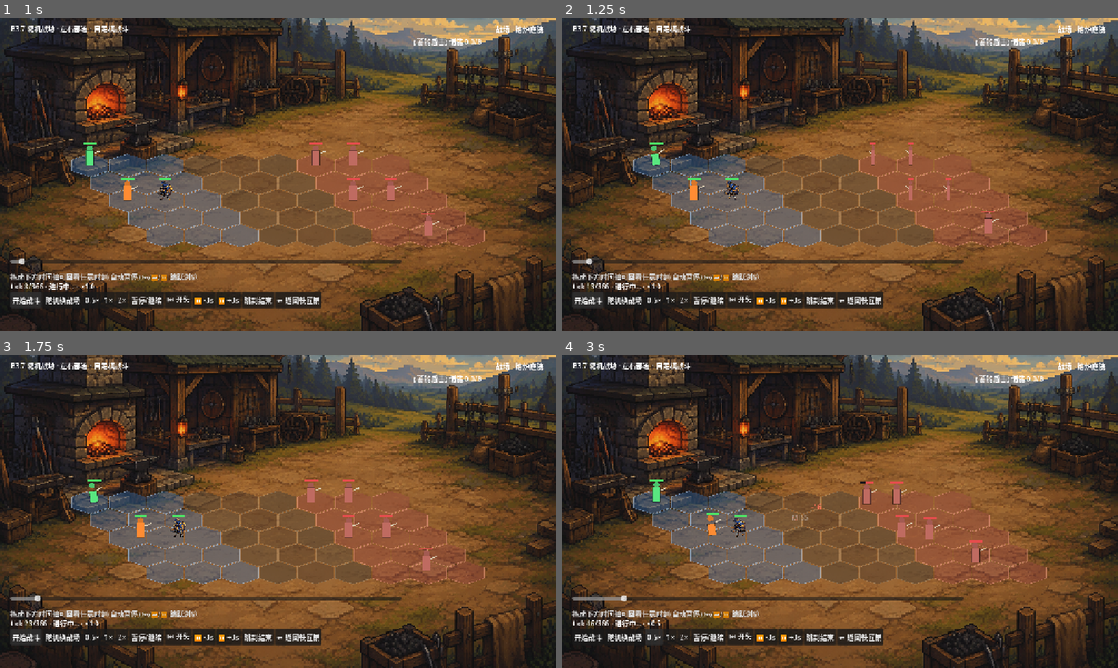
Above: before the commit, frames 1-4 (two rows, left to right).
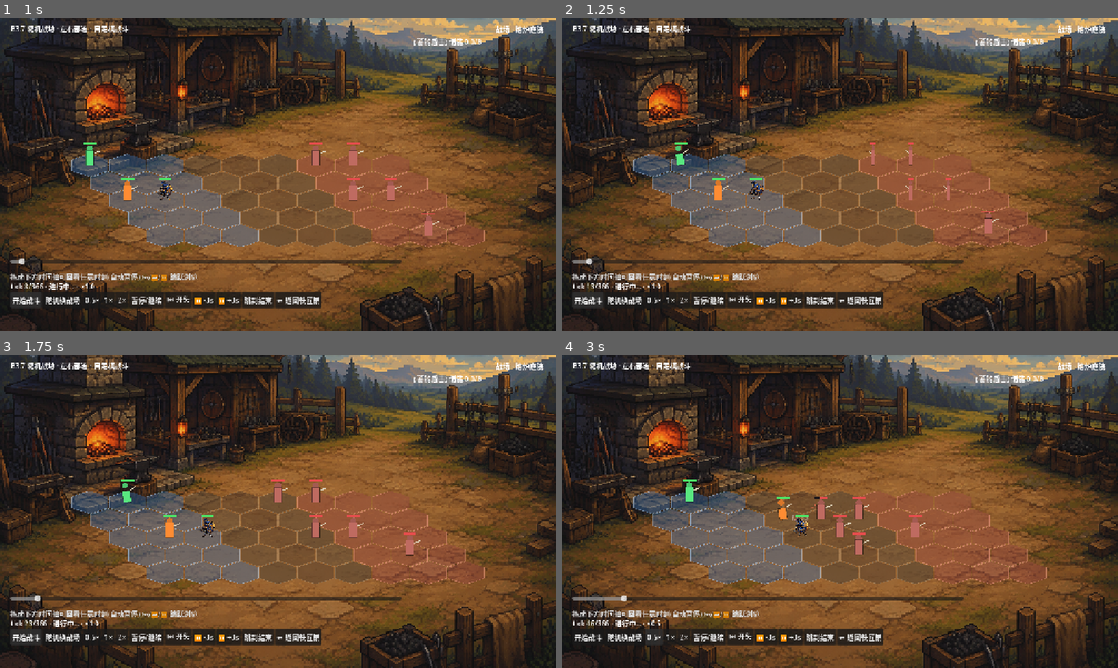
Above: after the commit, the same moments.

Repository: wuzhang114/forgegod
Game: Godot game, scene res://scenes/battle/battle_demo.tscn
The game is run twice, just before and just after one commit, with the same random seed, the same clock (stepped at 60 frames per second) and the same inputs. This scene is started directly instead of the project's main scene.
Inputs:
- Up to frame 1 (1 s): click "开始战斗" at 0.5 s
- Up to frame 2 (1.25 s): no input
- Up to frame 3 (1.75 s): click "开始战斗" at 1.25 s
- Up to frame 4 (3 s): click "随机换战场" at 2 s; click "0.5×" at 2.75 s

Frame 1 is identical in both runs. In frame 2, 0.6% of the frame differs, in the area x 15-37%, y 39-59%; in frame 3, 1.4%; in frame 4, 1.7%, in the area x 15-77%, y 39-67%.

Commit message:
fix(battle): 播放路径移动tween被静止sync冻结 - 仅位置重定义时杀tween,播放对齐

Diff:
--- a/godot-prototype/scenes/battle/battle_demo.gd
+++ b/godot-prototype/scenes/battle/battle_demo.gd
@@ -549,12 +549,12 @@
 		alive = e.alive
 		# 死亡单位彻底隐藏(重放时同样生效)
 		visible = alive
-		# 任何位置变更前先杀掉在途移动 tween: 回放跳转后旧 tween 会把单位拖去过期位置
-		if mv_tween and mv_tween.is_valid():
-			mv_tween.kill()
-			mv_tween = null
-		# 移动/转向: 格变化时朝目标方向翻面 + 滑动(重放跳转则直接落位)
+		# 仅当位置即将被重新定义(换格/跳转)才杀在途 tween;
+		# 播放中的静止 sync 必须放行动画,否则移动 tween 会在起步 1 tick 后被冻结(单位卡在两格之间)
 		if e.grid != grid:
+			if mv_tween and mv_tween.is_valid():
+				mv_tween.kill()
+				mv_tween = null
 			var dir := 1.0 if e.grid.x >= grid.x else -1.0
 			if dir != facing:
 				_flip()
@@ -565,6 +565,9 @@
 			else:
 				position = px
 		elif not animate:
+			if mv_tween and mv_tween.is_valid():
+				mv_tween.kill()
+				mv_tween = null
 			position = px
 		queue_redraw()
 
